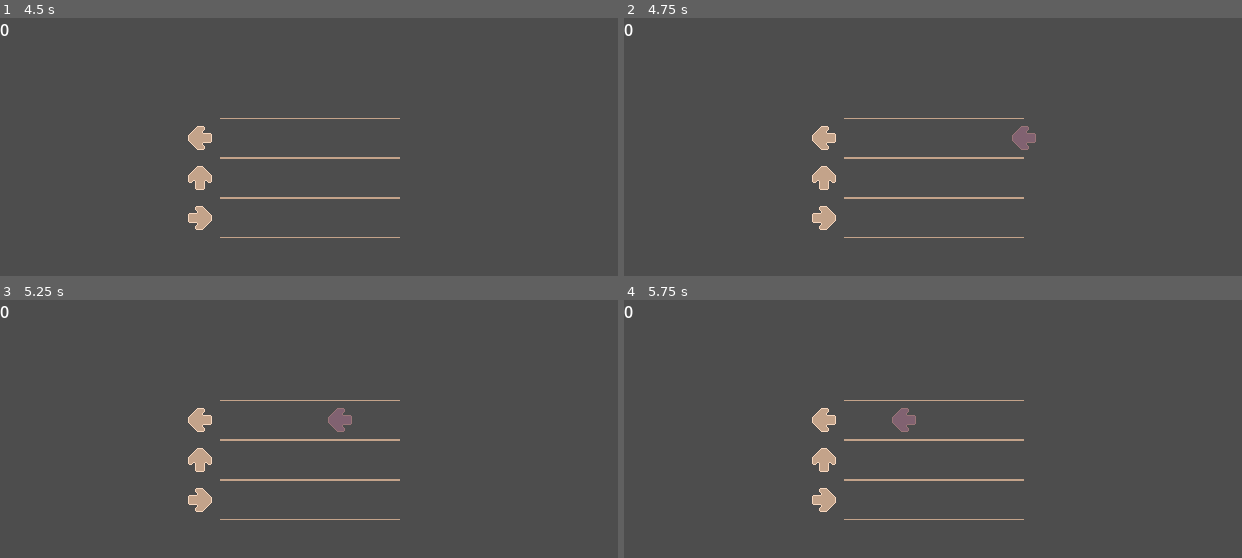
Above: before the commit, frames 1-4 (two rows, left to right).
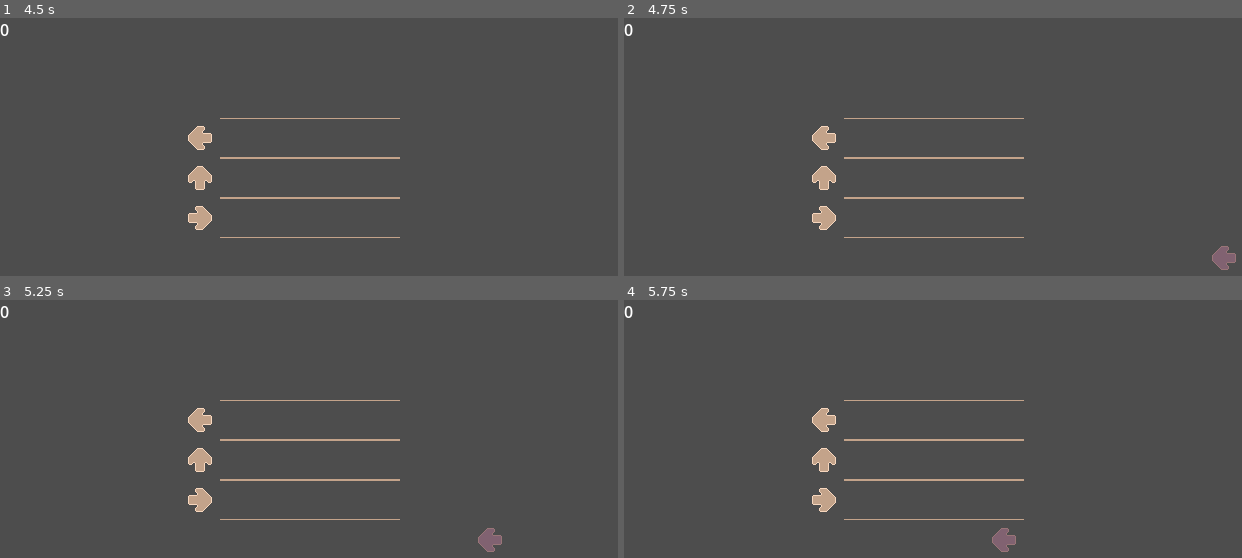
Above: after the commit, the same moments.

Repository: TuxieNight/GameDesignProject2
Game: Godot game, scene res://Scenes/Menu.tscn
Same seed, same stepped clock (60 frames per second), same inputs: the game is played once before the commit and once after it. Sound files missing from this copy of the repository are replaced by a short silence.
Inputs (mouse positions are in pixels of both pictures, inside the frame that each line leads up to):
- Up to frame 1 (4.5 s): click (117, 126) at 0.5 s; tap Enter at 1.25, 2.75, 4.25 s; tap Space (left) at 2, 3.5 s; hold Space (left) 2.03-2.78 s; hold Space (left) from 4.28 s (still down)
- Up to frame 2 (4.75 s): keep holding Space (left)
- Up to frame 3 (5.25 s): keep holding Space (left)
- Up to frame 4 (5.75 s): keep holding Space (left)

Frame 1 is identical in both runs. In frame 2, 0.5% of the frame differs, in the area x 62-100%, y 41-98%; in frame 3, 0.5%; in frame 4, 0.5%.

Commit message:
Set up note lanes

Diff:
--- a/Charts/song1.json
+++ b/Charts/song1.json
@@ -2,10 +2,19 @@
   "bpm": 115,
   "offset": 0.0,
   "notes": [
-	{ "beat": 1.0, "lane": 0, "duration": 1.0 },
-	{ "beat": 2.0, "lane": 1, "duration": 1.0 },
-	{ "beat": 2.0, "lane": 2, "duration": 1.0 },
-	{ "beat": 3.0, "lane": 2, "duration": 1.0 },
-	{ "beat": 4.0, "lane": 2, "duration": 1.0 }
+	{ "beat": 1.0, "note": "E4", "duration": 1.0 },
+	{ "beat": 2.0, "note": "G4", "duration": 1.0 },
+	{ "beat": 2.0, "note": "B4", "duration": 1.0 },
+	{ "beat": 3.0, "note": "D5", "duration": 1.0 },
+	{ "beat": 4.0, "note": "F5", "duration": 1.0 },
+	{ "beat": 5.0, "note": "E4", "duration": 1.0 },
+	{ "beat": 5.0, "note": "F4", "duration": 1.0 },
+	{ "beat": 5.0, "note": "G4", "duration": 1.0 },
+	{ "beat": 5.0, "note": "A4", "duration": 1.0 },
+	{ "beat": 5.0, "note": "B4", "duration": 1.0 },
+	{ "beat": 5.0, "note": "C5", "duration": 1.0 },
+	{ "beat": 5.0, "note": "D5", "duration": 1.0 },
+	{ "beat": 5.0, "note": "E5", "duration": 1.0 },
+	{ "beat": 5.0, "note": "F5", "duration": 1.0 },
   ]
 }
--- a/Scripts/Game.gd
+++ b/Scripts/Game.gd
@@ -45,16 +45,18 @@
 			print ("Error changing scene to Menu")
 
 func _physics_process(delta):
-	if next_note == null:
-		return
+	var song_time = $Conductor.song_position
 
-	var song_time = $Conductor.song_position
-	var note_time = next_note["beat"] * sec_per_beat + chart.offset
+	while next_note != null:
+		var note_time = next_note["beat"] * sec_per_beat + chart.offset
 
-	if song_time >= note_time:
-		_spawn_chart_note(int(next_note["lane"]))
-		chart.advance()
-		next_note = chart.get_next_note()
+		if song_time >= note_time:
+			_spawn_chart_note(next_note["note"])
+			chart.advance()
+			next_note = chart.get_next_note()
+		else:
+			break
+
 
 func _spawn_chart_note(lane):
 	var duration = next_note.get("duration", 0.0)
--- a/Scripts/Note.gd
+++ b/Scripts/Note.gd
@@ -1,18 +1,22 @@
 extends Area2D
 
 # --- HORIZONTAL NOTE HIGHWAY ---
-const TARGET_X := 160          # receptor X position
-const SPAWN_X := 400           # off-screen to the right
+const TARGET_X := 160
+const SPAWN_X := 600
 const DIST_TO_TARGET := SPAWN_X - TARGET_X
 
-# Adjust these Y values to match your lane layout
-const TOP_LANE_Y := 120
-const MID_LANE_Y := 160
-const BOT_LANE_Y := 200
-
-const TOP_LANE_SPAWN    := Vector2(SPAWN_X, TOP_LANE_Y)
-const MIDDLE_LANE_SPAWN := Vector2(SPAWN_X, MID_LANE_Y)
-const BOTTOM_LANE_SPAWN := Vector2(SPAWN_X, BOT_LANE_Y)
+# --- TREBLE STAFF LANES (adjust Y values to match your scene) ---
+const STAFF_LANES := {
+	"E4": 240,
+	"F4": 220,
+	"G4": 200,
+	"A4": 180,
+	"B4": 160,
+	"C5": 140,
+	"D5": 120,
+	"E5": 100,
+	"F5":  80
+}
 
 var speed := 0.0
 var hit := false
@@ -30,7 +34,6 @@
 
 
 func _physics_process(delta):
-	# --- MOVEMENT ---
 	if !hit:
 		position.x -= speed * delta
 		if position.x < TARGET_X:
@@ -39,37 +42,27 @@
 	else:
 		$Node2D.position.x -= speed * delta
 
-	# --- HOLD COMPLETION CHECK ---
 	if is_hold and is_holding:
 		if conductor.song_position >= hold_end_time - hold_release_window and !eval_hold:
 			finish_hold()
 
 
-func initialize(lane, duration_beats, sec_per_beat, spawn_time, conductor_ref):
+func initialize(note_name: String, duration_beats, sec_per_beat, spawn_time, conductor_ref):
 	conductor = conductor_ref
 
-	# HOLD SETUP
 	hold_duration_beats = duration_beats
 	is_hold = duration_beats > 0.0
 	if is_hold:
 		hold_end_time = spawn_time + duration_beats * sec_per_beat
 
-	# --- SPAWN POSITION ---
-	match lane:
-		0:
-			$AnimatedSprite.frame = 0
-			position = TOP_LANE_SPAWN
-		1:
-			$AnimatedSprite.frame = 1
-			position = MIDDLE_LANE_SPAWN
-		2:
-			$AnimatedSprite.frame = 2
-			position = BOTTOM_LANE_SPAWN
-		_:
-			printerr("Invalid lane: ", lane)
-			return
+	# --- STAFF POSITION BY NOTE NAME ---
+	if STAFF_LANES.has(note_name):
+		var y = STAFF_LANES[note_name]
+		position = Vector2(SPAWN_X, y)
+	else:
+		printerr("Invalid note name: ", note_name)
+		return
 
-	# --- SPEED ---
 	speed = DIST_TO_TARGET / 2.0
 
 
@@ -88,12 +81,10 @@
 
 
 func release_hold():
-	# Released close enough → success
 	if conductor.song_position >= hold_end_time - hold_release_window:
 		finish_hold()
 		return
 
-	# Released too early → MISS
 	show_label("MISS", Color("ff0000"))
 	destroy(0)
 
@@ -105,8 +96,10 @@
 	$AnimatedSprite.visible = false
 	$CPUParticles2D.emitting = true
 
+
 func register_initial_hit(score):
 	initial_hit_score = score
+
 
 func destroy(score):
 	$CPUParticles2D.emitting = true
